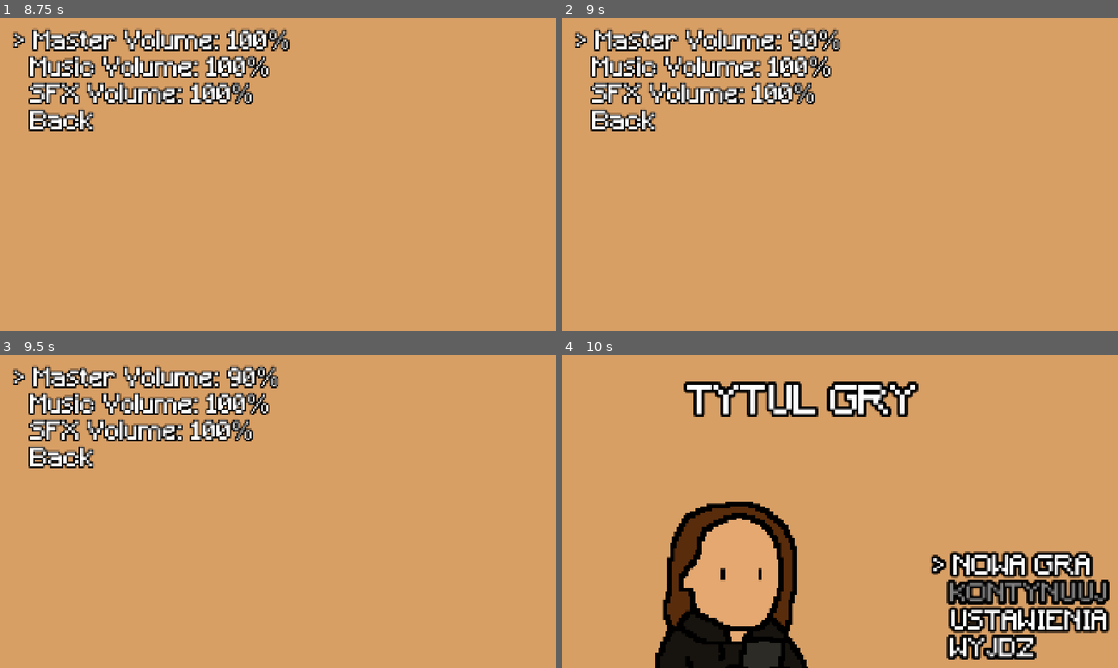
Above: before the commit, frames 1-4 (two rows, left to right).
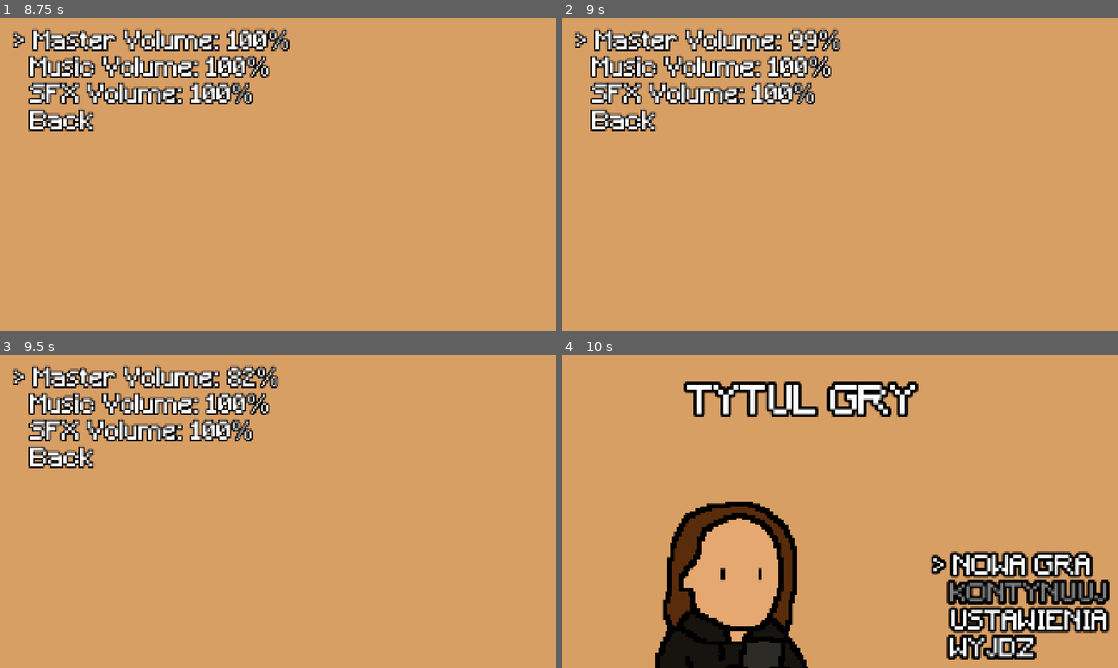
Above: after the commit, the same moments.

Repository: etper/pimpek-rpg-game
Game: Godot game, scene res://scenes/main menu.tscn
Same seed, same stepped clock (60 frames per second), same inputs: the game is played once before the commit and once after it.
Inputs:
- Up to frame 1 (8.75 s): tap Enter at 0.5, 3.5, 5 s; hold D (move_right) 0.53-1.28 s; hold Z (interact) 0.53-1.28 s; hold S (move_down) 1.28-2.03 s; tap Shift (sprint) every 1.5 s from 1.35 to 7.35 s; hold D (move_right) 2.03-2.78 s; hold Z (interact) 2.03-2.78 s; tap Space at 2.75, 4.25, 5.75 s; hold W (move_up) 2.78-3.53 s; hold Z (interact) 3.53-4.28 s; hold A (move_left) 3.53-5.03 s; hold S (move_down) 5.03-5.78 s; hold Z (interact) 5.03-5.78 s; hold D (move_right) 5.78-6.53 s; hold W (move_up) 6.53-7.28 s; hold Z (interact) 6.53-7.28 s; hold D (move_right) 7.28-8.03 s; hold S (move_down) from 8.03 s (still down); hold Z (interact) from 8.03 s (still down)
- Up to frame 2 (9 s): release S (move_down) at 8.78 s; release Z (interact) at 8.78 s; hold A (move_left) from 8.78 s (still down); tap Shift (sprint) at 8.85 s
- Up to frame 3 (9.5 s): keep holding A (move_left)
- Up to frame 4 (10 s): release A (move_left) at 9.53 s; hold W (move_up) from 9.53 s (still down); hold Z (interact) from 9.53 s (still down)

Frame 1 is identical in both runs. In frame 2, less than 0.1% of the frame differs, in the area x 43-46%, y 5-10%; in frame 3, 0.2%, in the area x 40-47%, y 5-11%; in frame 4, nothing differs.

Commit message:
settings hold down

Diff:
--- a/scenes/settings.gd
+++ b/scenes/settings.gd
@@ -12,6 +12,15 @@
 var master := 50
 var music := 50
 var sfx := 50
+
+# ADD THESE
+const INITIAL_REPEAT_DELAY := 0.25
+const REPEAT_INTERVAL := 0.06
+const MAX_STEP := 8
+
+var hold_dir := 0
+var hold_time := 0.0
+var repeat_timer := 0.0
 
 const MAIN_MENU_MUSIC = preload("res://music/Main Menu.mp3")
 
@@ -31,6 +40,18 @@
 	update_menu()
 	MusicManager.play(MAIN_MENU_MUSIC)
 
+func _process(delta):
+	if hold_dir == 0:
+		return
+
+	hold_time += delta
+	repeat_timer -= delta
+
+	if repeat_timer <= 0.0:
+		var step := mini(1 + int(hold_time * 4.0), MAX_STEP)
+		change_value(hold_dir * step)
+		repeat_timer = REPEAT_INTERVAL
+
 func _unhandled_input(event):
 	if event.is_action_pressed("move_down"):
 		selected = (selected + 1) % labels.size()
@@ -44,11 +65,23 @@
 
 	elif event.is_action_pressed("move_left"):
 		SoundManager.play_interact()
-		change_value(-10)
+		hold_dir = -1
+		hold_time = 0.0
+		repeat_timer = INITIAL_REPEAT_DELAY
+		change_value(-1)
 
 	elif event.is_action_pressed("move_right"):
 		SoundManager.play_interact()
-		change_value(10)
+		hold_dir = 1
+		hold_time = 0.0
+		repeat_timer = INITIAL_REPEAT_DELAY
+		change_value(1)
+
+	elif event.is_action_released("move_left") and hold_dir == -1:
+		hold_dir = 0
+
+	elif event.is_action_released("move_right") and hold_dir == 1:
+		hold_dir = 0
 
 	elif event.is_action_pressed("interact"):
 		if selected == 3:
